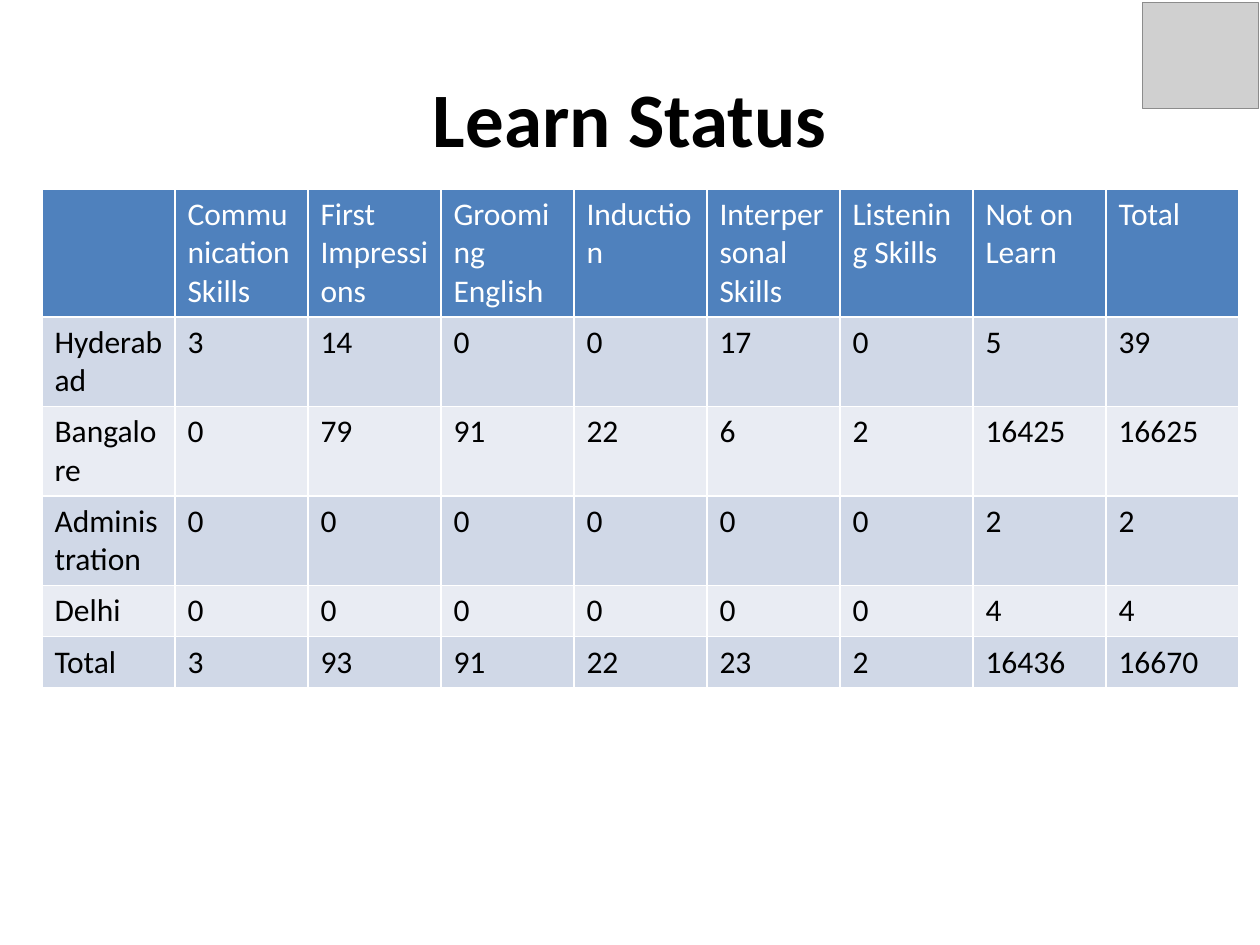
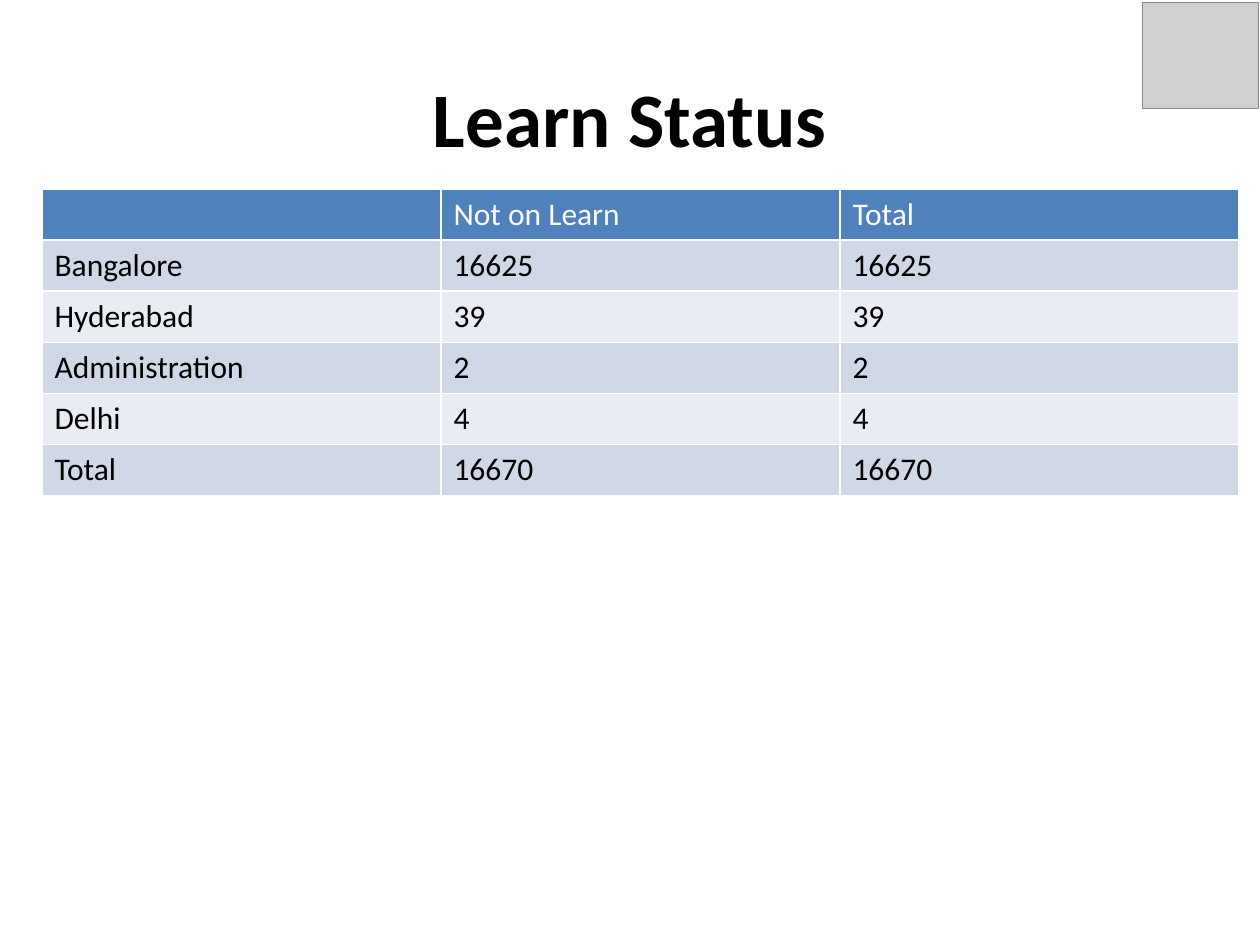
Before and after one commit to taranag/CodeProjects, a slide deck: slide 1 of FlaskApp/generated/Learn5.pptx. Drawn at 1260x945 pixels with LibreOffice and Linux fonts; fonts in the diff are those of the drawing; grey boxes stand for pictures. Boxes give left, top, right and bottom in pixels: in the first picture for what was removed or moved away, otherwise in the second. Text is boxed around its words. In the diff, an @@ line names an element or a change of style, - is before the commit and + after.

```diff
--- a/FlaskApp/generated/Learn5.pptx
+++ b/FlaskApp/generated/Learn5.pptx
@@ table at bbox=[42, 189, 1240, 485] @@
-column 1:  | Hyderabad | Bangalore | Administration | Delhi | Total
-column 2: Communication Skills | 3 | 0 | 0 | 0 | 3
-column 3: First Impressions | 14 | 79 | 0 | 0 | 93
-column 4: Grooming English | 0 | 91 | 0 | 0 | 91
-column 5: Induction | 0 | 22 | 0 | 0 | 22
-column 6: Interpersonal Skills | 17 | 6 | 0 | 0 | 23
-column 7: Listening Skills | 0 | 2 | 0 | 0 | 2
-column 8: Not on Learn | 5 | 16425 | 2 | 4 | 16436
-column 9: Total | 39 | 16625 | 2 | 4 | 16670
+column 1:  | Bangalore | Hyderabad | Administration | Delhi | Total
+column 2: Not on Learn | 16625 | 39 | 2 | 4 | 16670
+column 3: Total | 16625 | 39 | 2 | 4 | 16670
@@ table: place and size @@
-table at bbox=[42, 189, 1244, 678]
+table at bbox=[42, 189, 1240, 485]
```
Also in this commit, not shown: 6 other files.
